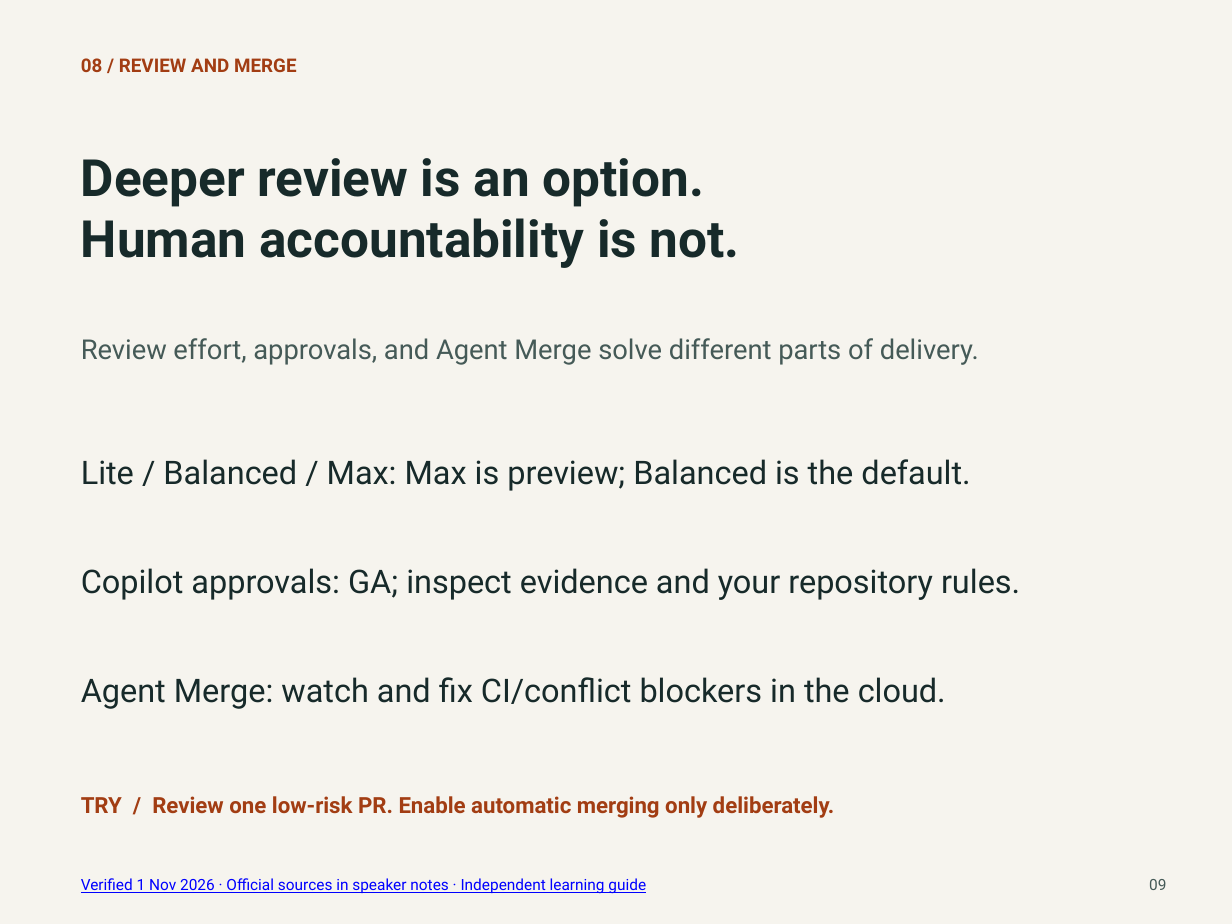
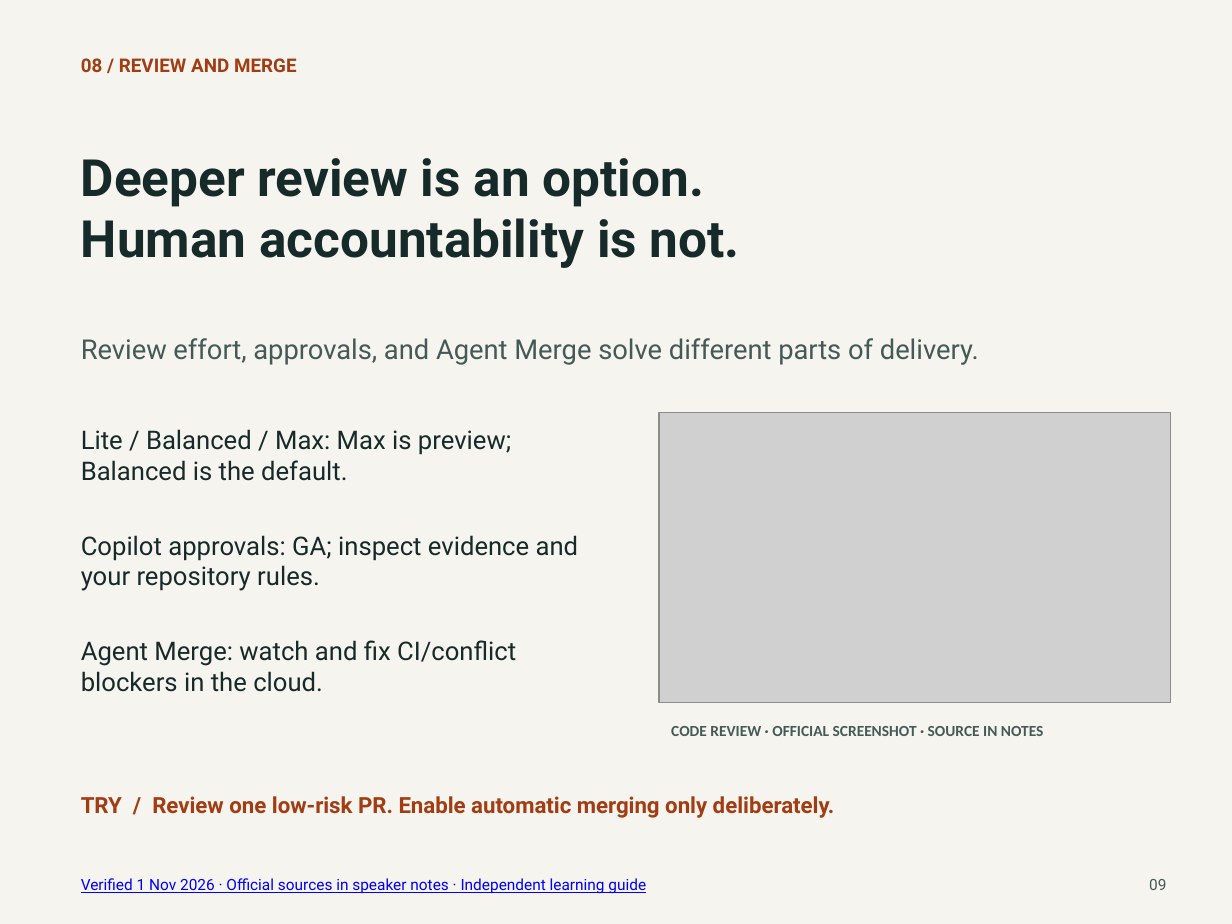
Before and after one commit to ragmha/lab, a slide deck: slide 9 of public/downloads/universe-2026-starter.pptx. Drawn at 1232x924 pixels with LibreOffice and Linux fonts; fonts in the diff are those of the drawing; grey boxes stand for pictures. Boxes give left, top, right and bottom in pixels: in the first picture for what was removed or moved away, otherwise in the second. Text is boxed around its words. In the diff, an @@ line names an element or a change of style, - is before the commit and + after.

```diff
--- a/public/downloads/universe-2026-starter.pptx
+++ b/public/downloads/universe-2026-starter.pptx
@@ text "Lite / Balanced / Max: ...": place and size @@
-text "Lite / Balanced / Max: ..." at (81, 459, 970, 491)
+text "Lite / Balanced / Max: ..." at (81, 429, 511, 481)
@@ picture added at (659, 413, 1170, 702) @@
@@ text "Copilot approvals: GA; inspect evidence ...": place and size @@
-text "Copilot approvals: GA; inspect evidence ..." at (81, 568, 1020, 600)
+text "Copilot approvals: GA; inspect evidence ..." at (81, 535, 579, 591)
@@ size 19 to 15 pt in 3 elements at (81, 429, 511, 481), (81, 535, 579, 591), (81, 640, 516, 692) @@
@@ text "Agent Merge: watch and fix ...": place and size @@
-text "Agent Merge: watch and fix ..." at (81, 677, 946, 709)
+text "Agent Merge: watch and fix ..." at (81, 640, 516, 692)
@@ text added at (671, 726, 1044, 736), 9 pt, text #455A57, bold @@
+CODE REVIEW · OFFICIAL SCREENSHOT · SOURCE IN NOTES
```
Also in this commit, not shown: 12 other slides changed, 17 other files.
